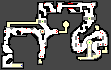
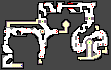
Layers edited between the first and the second 111px x 70px image:
painted on "Platformer" over [2, 15, 108, 68]
painted on "Pits" over [1, 2, 109, 63]
